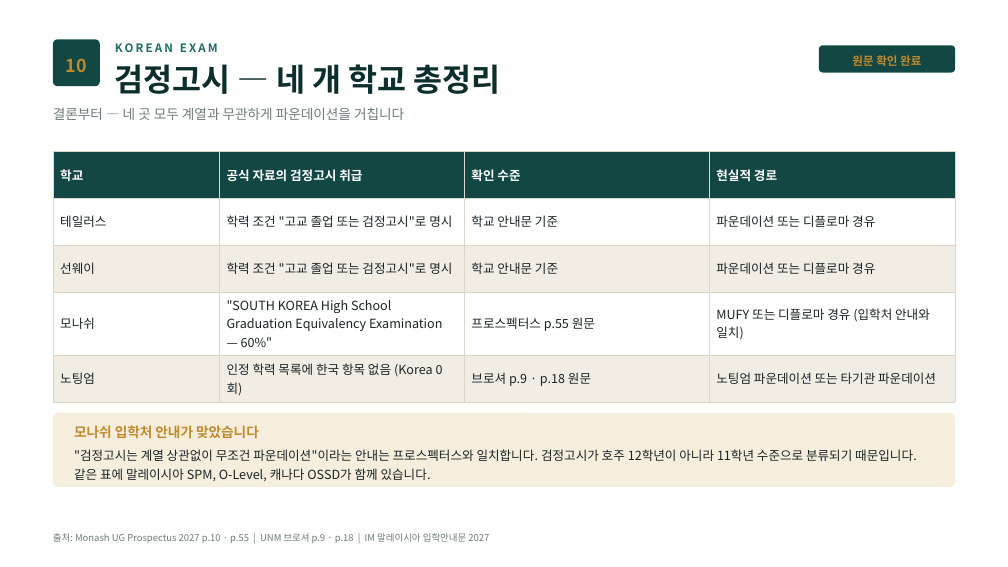
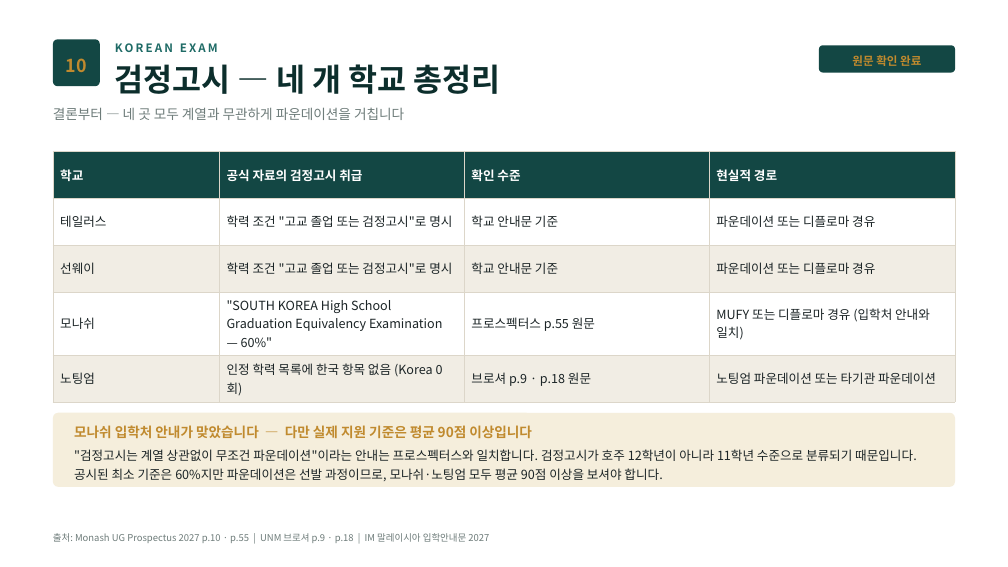
Before and after one commit to ChampionJohan/Johan, a slide deck: slide 14 of design/malaysia-study-live/IM말레이시아_입학안내문_2027_완성본.pptx. Drawn at 1008x567 pixels with LibreOffice and Linux fonts; fonts in the diff are those of the drawing. Boxes give left, top, right and bottom in pixels: in the first picture for what was removed or moved away, otherwise in the second. Text is boxed around its words. In the diff, an @@ line names an element or a change of style, - is before the commit and + after.

```diff
--- a/design/malaysia-study-live/IM말레이시아_입학안내문_2027_완성본.pptx
+++ b/design/malaysia-study-live/IM말레이시아_입학안내문_2027_완성본.pptx
@@ text at [74, 449, 917, 481]: text changed @@
-"검정고시는 계열 상관없이 무조건 파운데이션"이라는 안내는 프로스펙터스와 일치합니다. 검정고시가 호주 12학년이 아니라 11학년 수준으로 분류되기 때문입니다. 같은 표에 말레이시아 SPM, O-Level, 캐나다 OSSD가 함께 있습니다.
+"검정고시는 계열 상관없이 무조건 파운데이션"이라는 안내는 프로스펙터스와 일치합니다. 검정고시가 호주 12학년이 아니라 11학년 수준으로 분류되기 때문입니다. 공시된 최소 기준은 60%지만 파운데이션은 선발 과정이므로, 모나쉬·노팅엄 모두 평균 90점 이상을 보셔야 합니다.
@@ text at [74, 425, 532, 439]: text changed @@
-모나쉬 입학처 안내가 맞았습니다
+모나쉬 입학처 안내가 맞았습니다 — 다만 실제 지원 기준은 평균 90점 이상입니다
```
Also in this commit, not shown: 5 other slides changed, 6 other files.
